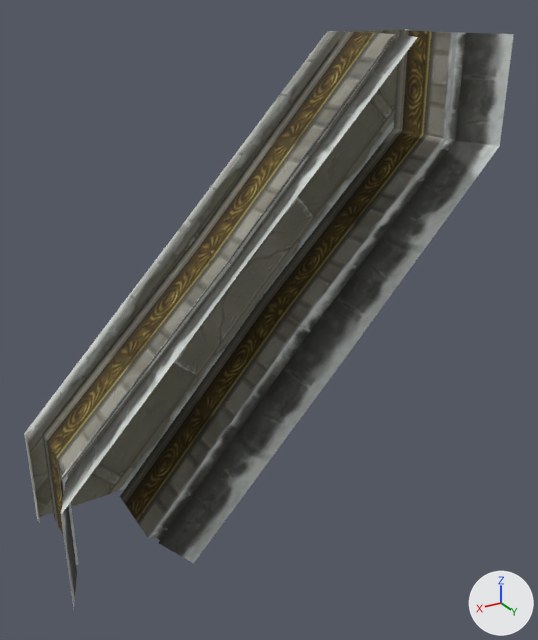
An edit to the OBJ model sceneobjs/zhongbu_fuben_207/zhongbu_fuben_207_wall_01_d.obj, drawn before and after from the same camera.
Both versions are drawn from a 50 mm camera at (379.0, 573.0, 288.0) aimed at (-2.0, -63.0, -30.0). The axes (+X, +Y, +Z) are drawn at lower right. The lights are the same throughout. Where no turn or scale is listed for an object, it has been applied to the vertices.

Objects in the first picture: 'zhongbu_fuben_207_wall_01_d'.
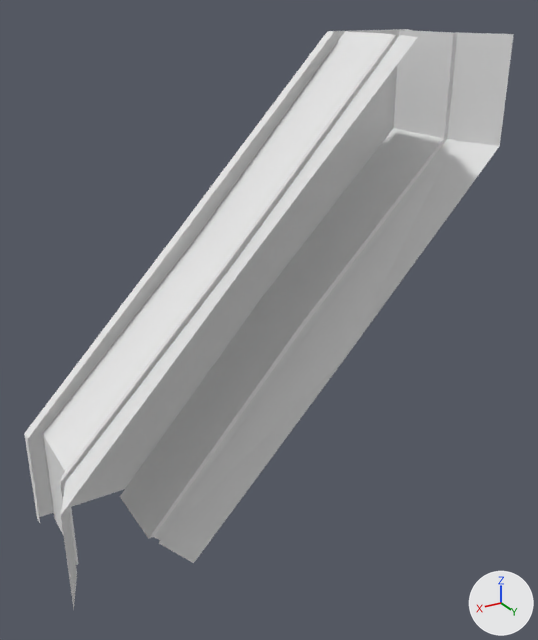
The edits, one by one:
Material 'material_1' (mat_material_1_1) is new.
Its base color is (0.8, 0.8, 0.8) (white #e7e7e7).
Its roughness is 1.0.
me_zhongbu_fuben_207_wall_01_d has 67 vertices, 72 faces and spans x -256.0..256.0, y -160.0..0.0, z -256.0..256.0.
me_zhongbu_fuben_207_wall_01_d no longer uses material mat_material_1 (picture img_zhongbu_fuben_207_wall_01_png).
me_zhongbu_fuben_207_wall_01_d now uses material mat_material_1_1 (white #e7e7e7).

Boxes (x1, y1, x2, y2) around the edits, measured in the pictures (538 x 640 px):
'zhongbu_fuben_207_wall_01_d', recoloured
    both: (24, 29, 514, 606)
